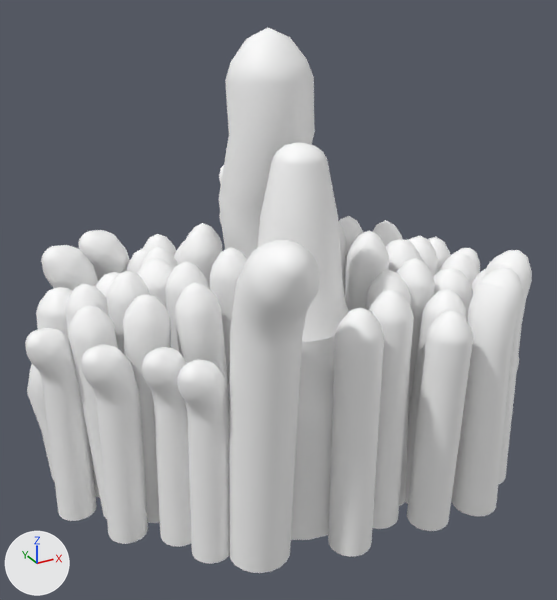
Renders of the FBX model Assets/Models/Nature/Foliage/Corals LODS/Corals_3.fbx from each side of a commit.
Both versions are drawn from a 50 mm camera at (-0.347, -0.059, 0.418) aimed at (-0.074, 0.437, 0.17). Arrows for +X, +Y and +Z are at lower left; the lights stay in place. Objects named as collision shapes, trigger or cutter boxes, shadow casters or lower levels of detail are left out. Where no turn or scale is listed for an object, it has been applied to the vertices.

Names of what the first picture shows: 'Corals_3_LOD0'.
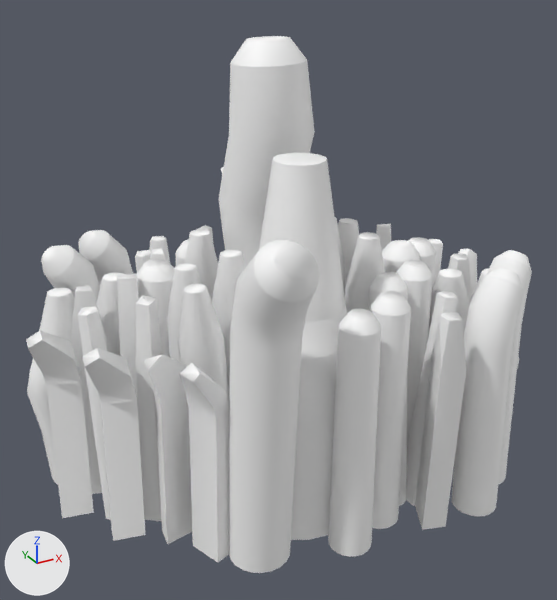
Where the newer file only moved an object's origin or applied its transform, the numbers keep the older frame.

What the commit changed:
me_mesh is used by ob_corals_3_lod0; location (-0.0719, 0.4431, 0.0244).
me_mesh had 6234 vertices, 6180 faces and spanned x -0.197..0.207, y -0.152..0.153, z -0.014..0.35.
me_mesh now has 2764 vertices, 2660 faces and spans x -0.196..0.206, y -0.152..0.153, z -0.014..0.342.
me_mesh part 1: 1 vertex moved within x -0.008, y 0.072, z 0.254; 3470 vertices removed from x -0.197..0.207, y -0.148..0.15, z -0.014..0.35.

Boxes [x1, y1, x2, y2] around the edits, measured in the pictures (557 x 600 px):
'Corals_3_LOD0', reshaped: before [25, 27, 532, 573]; after [26, 36, 532, 573]
part 1 of me_mesh, cut back: before [25, 27, 532, 564]
